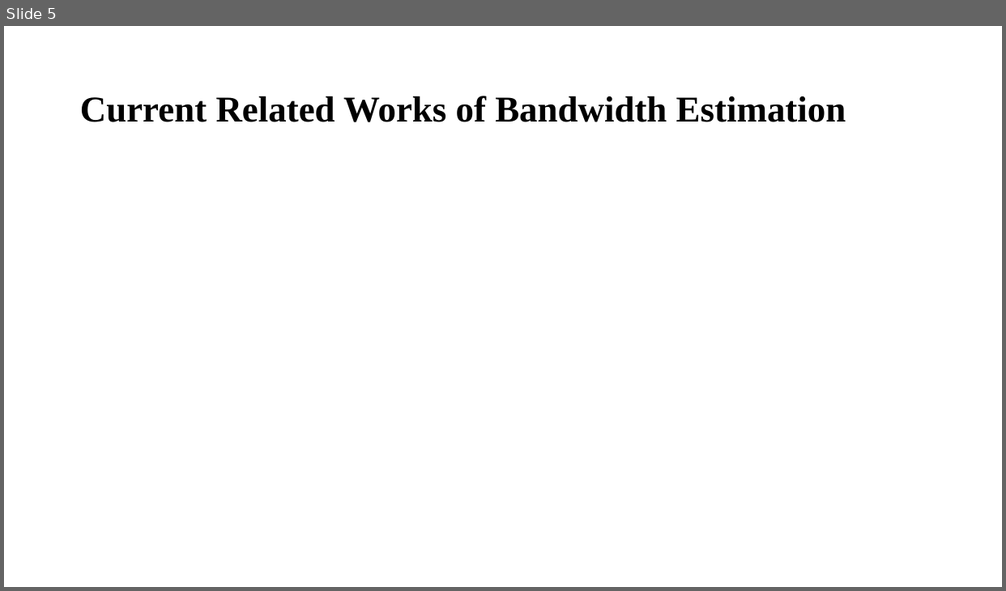
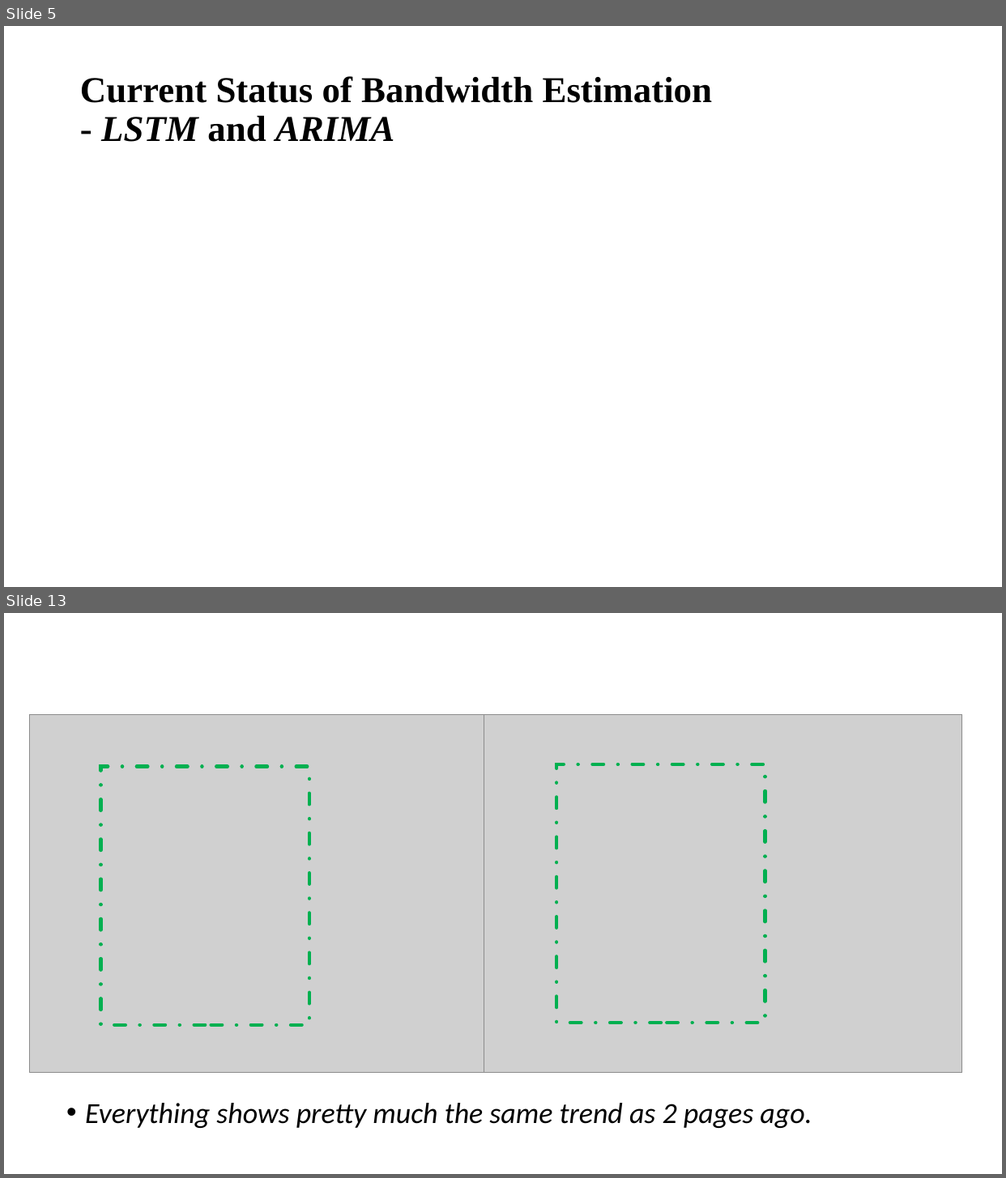
Before and after one commit to williamzheng0711/online-cdf-streaming, a slide deck: ESTR4999_Notes/ESTR4999_Presentation.pptx. Shown one above the other, each under a label of ours: slide 5 before the commit, slides 5 and 13 after it; the slides between them are not shown. The pictures are 1006x591 and 1006x1178 pixels, drawn with LibreOffice and Linux fonts; fonts in the diff are those of the drawing; grey boxes stand for pictures. Boxes give left, top, right and bottom in pixels: in the first picture for what was removed or moved away, otherwise in the second. Text is boxed around its words. In the diff, an @@ line names an element or a change of style, - is before the commit and + after.

```diff
--- a/ESTR4999_Notes/ESTR4999_Presentation.pptx
+++ b/ESTR4999_Notes/ESTR4999_Presentation.pptx
@@ slide 13 added at [4, 613, 1002, 1174], background #FFFFFF @@
@@ picture added at [29, 714, 508, 1072] @@
@@ picture added at [484, 714, 962, 1072] @@
@@ rectangle added at [100, 766, 309, 1024], outline #00B050 3.5 pt dashed @@
@@ rectangle added at [556, 764, 765, 1023], outline #00B050 3.5 pt dashed @@
@@ text added at [85, 1103, 812, 1128], 28 pt, text #000000, italic @@
+• Everything shows pretty much the same trend as 2 pages ago.
@@ slide 5 changed as well @@
@@ title at [80, 76, 713, 142]: text changed @@
-Current Related Works of Bandwidth Estimation
+Current Status of Bandwidth Estimation
+- LSTM and ARIMA
```
Also in this commit, not shown: 5 other slides changed, 9 other slides added, 2 slides removed, 4 other files.
